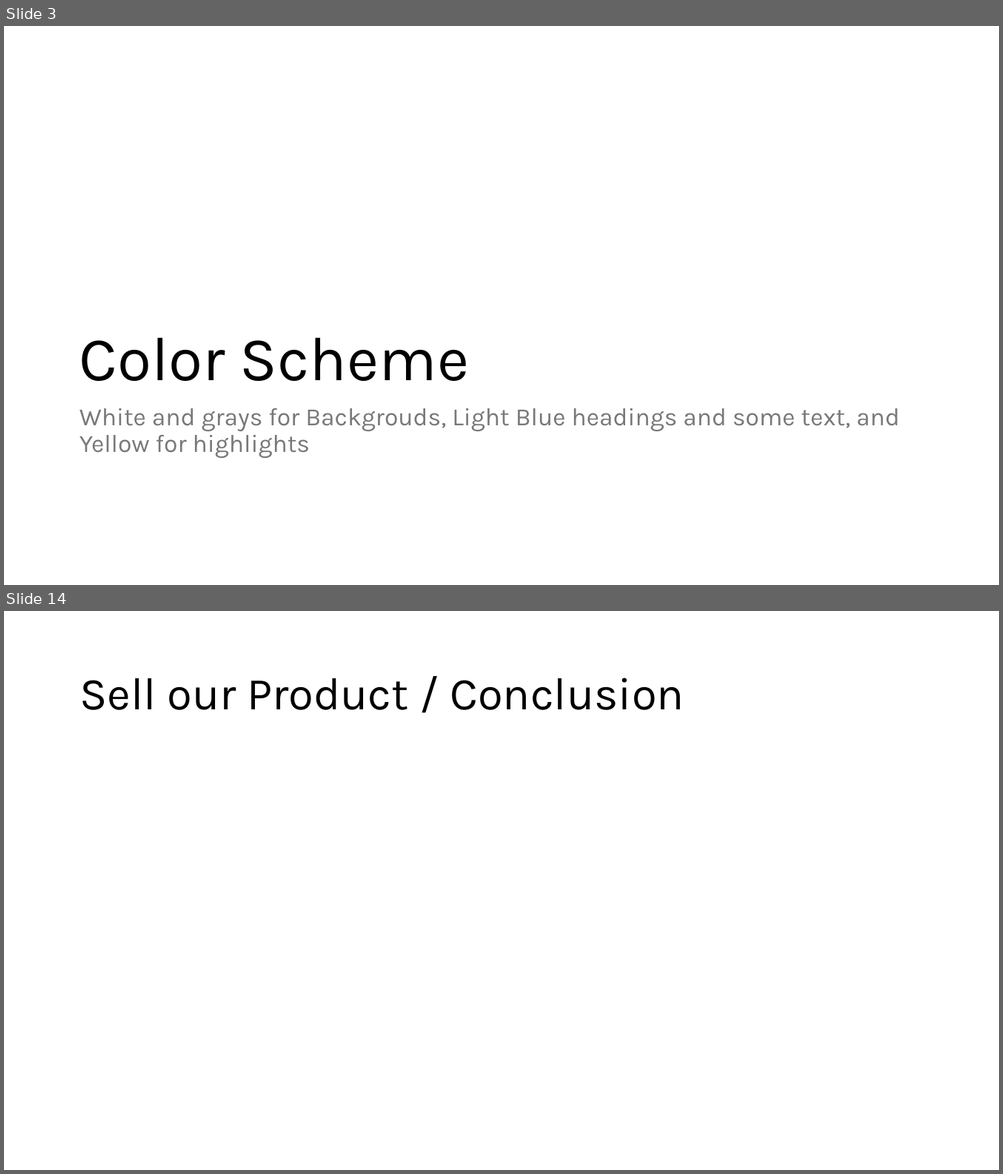
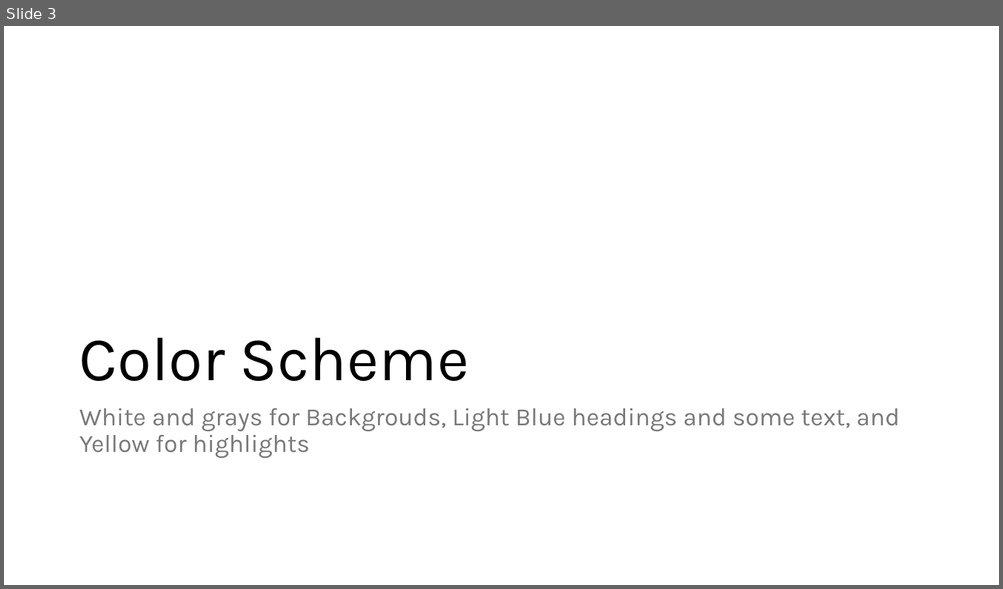
Before and after one commit to CalebStark/Moffat-Bay, a slide deck: Documentation/Prototype Assignment - Group 2.pptx. Shown one above the other, each under a label of ours: slides 3 and 14 before the commit, slide 3 after it; the slides between them are not shown. The pictures are 1003x1174 and 1003x589 pixels, drawn with LibreOffice and Linux fonts; fonts in the diff are those of the drawing. Boxes give left, top, right and bottom in pixels: in the first picture for what was removed or moved away, otherwise in the second. Text is boxed around its words. In the diff, an @@ line names an element or a change of style, - is before the commit and + after.

```diff
--- a/Documentation/Prototype Assignment - Group 2.pptx
+++ b/Documentation/Prototype Assignment - Group 2.pptx
@@ slide 14 removed at (4, 611, 999, 1170), background #FFFFFF @@
@@ title removed at (79, 678, 684, 710) @@
-Sell our Product / Conclusion
```
Also in this commit, not shown: 8 slides changed, 3 slides added, 3 other slides removed, 1 other file.
